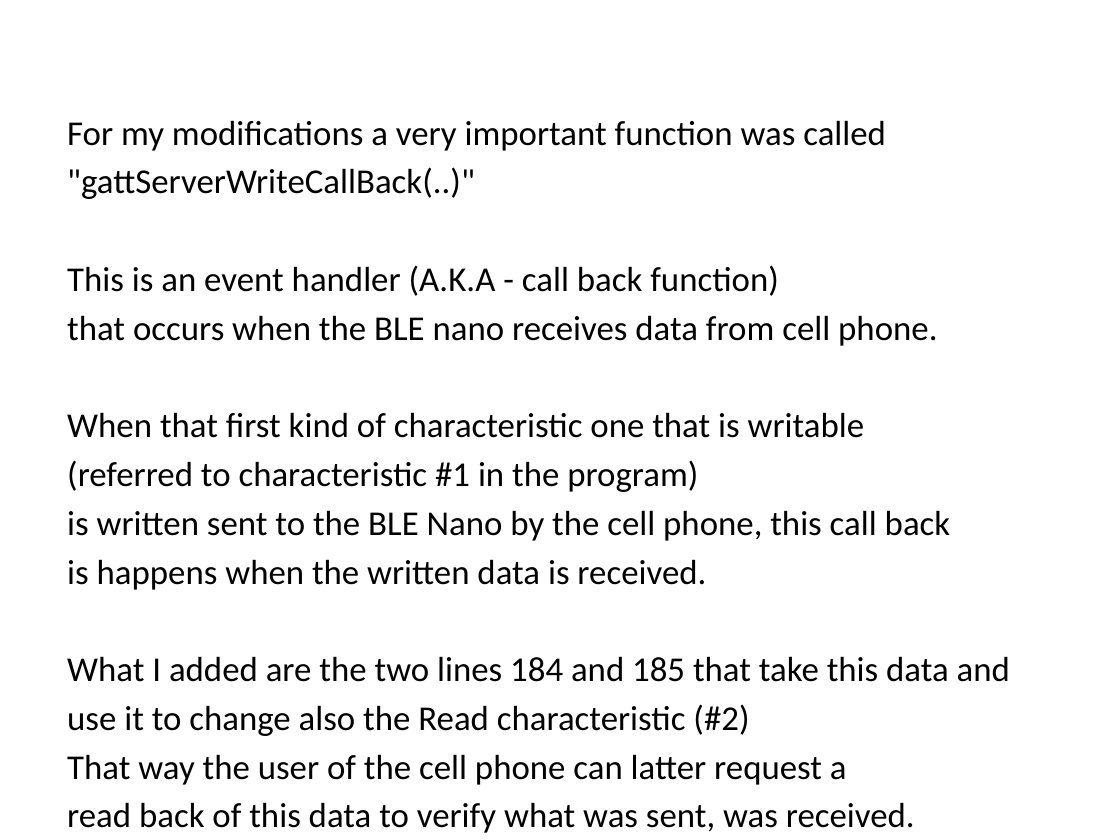
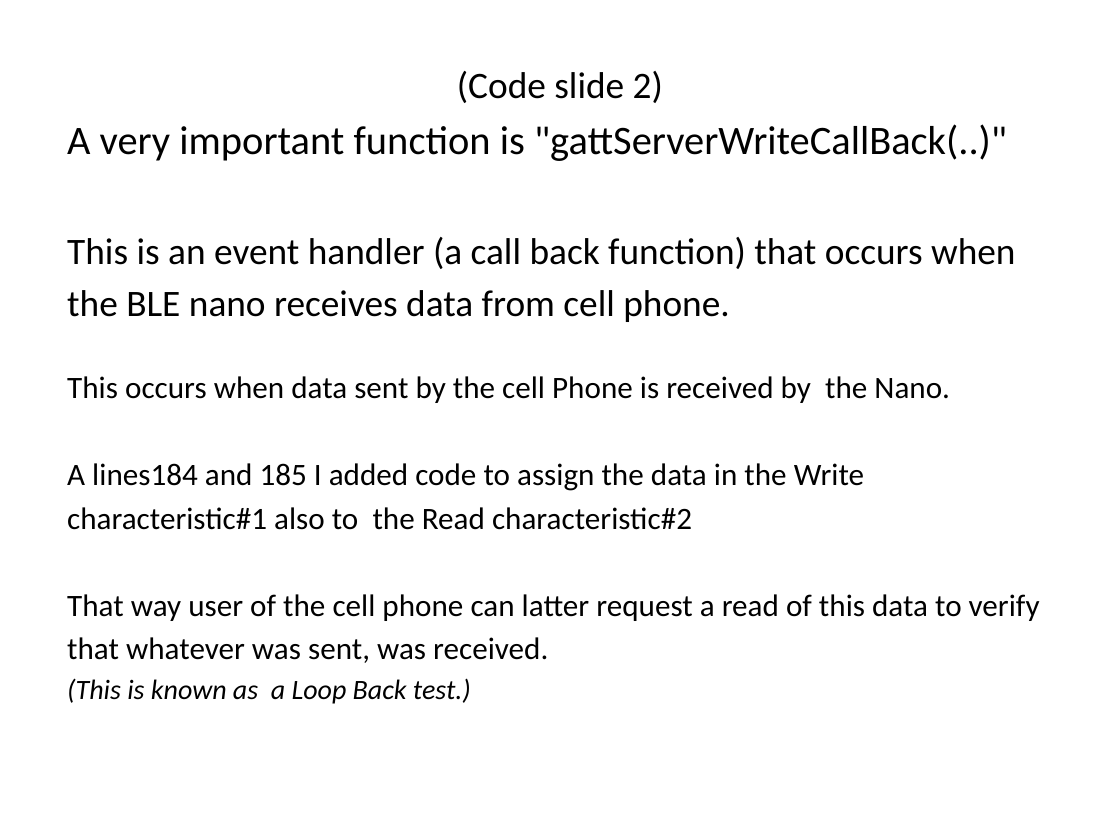
Before and after one commit to jmkuss/BLE_Nano2_Demo, a slide deck: slide 6 of PresentationCues.pptx. Drawn at 1120x840 pixels with LibreOffice and Linux fonts; fonts in the diff are those of the drawing. Boxes give left, top, right and bottom in pixels: in the first picture for what was removed or moved away, otherwise in the second. Text is boxed around its words. In the diff, an @@ line names an element or a change of style, - is before the commit and + after.

```diff
--- a/PresentationCues.pptx
+++ b/PresentationCues.pptx
@@ text at [67, 71, 1040, 704]: text changed; size 22.4 to 20 pt @@
-For my modifications a very important function was called
-"gattServerWriteCallBack(..)"
-This is an event handler (A.K.A - call back function)
-that occurs when the BLE nano receives data from cell phone.
-When that first kind of characteristic one that is writable
-(referred to characteristic #1 in the program)
-is written sent to the BLE Nano by the cell phone, this call back
-is happens when the written data is received.
-What I added are the two lines 184 and 185 that take this data and
-use it to change also the Read characteristic (#2)
-That way the user of the cell phone can latter request a
-read back of this data to verify what was sent, was received.
+(Code slide 2)
+A very important function is "gattServerWriteCallBack(..)"
+This is an event handler (a call back function) that occurs when
+the BLE nano receives data from cell phone.
+This occurs when data sent by the cell Phone is received by the Nano.
+A lines184 and 185 I added code to assign the data in the Write
+characteristic#1 also to the Read characteristic#2
+That way user of the cell phone can latter request a read of this data to verify
+that whatever was sent, was received.
+(This is known as a Loop Back test.)
```
Also in this commit, not shown: 14 other slides changed, 1 slide removed, 3 other files.
